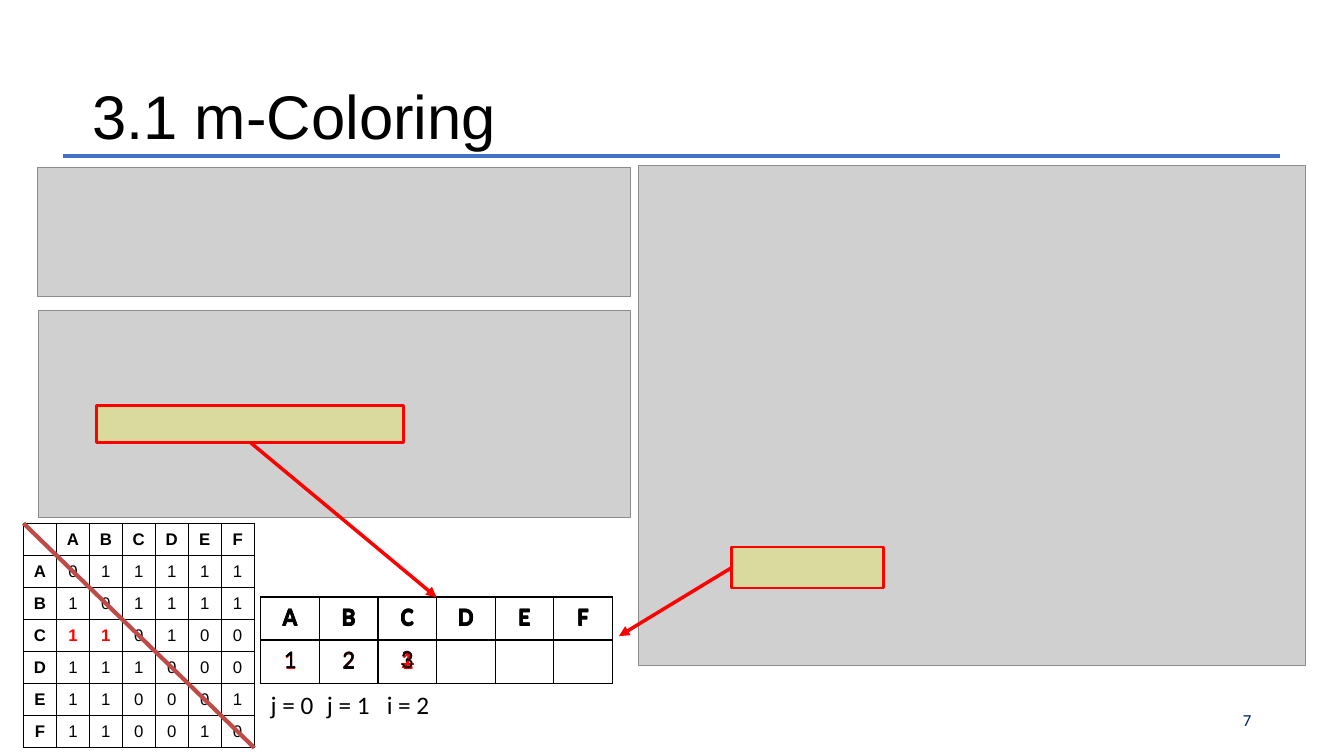
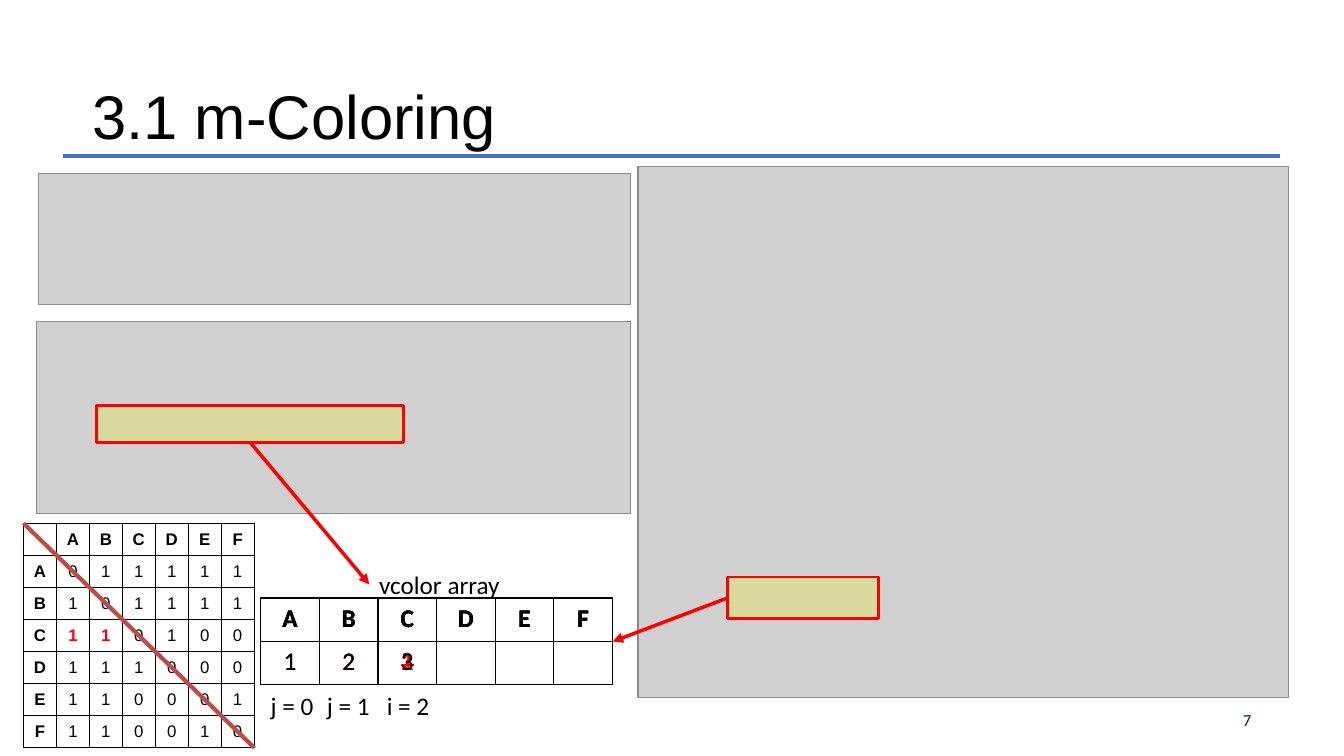
Before and after one commit to Much3m/Exam_Scheduler, a slide deck: slide 7 of MidtermPj_2018440017_김민석(발표용).pptx. Drawn at 1344x756 pixels with LibreOffice and Linux fonts; fonts in the diff are those of the drawing; grey boxes stand for pictures; background and template pictures are left out. Boxes give left, top, right and bottom in pixels: in the first picture for what was removed or moved away, otherwise in the second. Text is boxed around its words. In the diff, an @@ line names an element or a change of style, - is before the commit and + after.

```diff
--- a/MidtermPj_2018440017_김민석(발표용).pptx
+++ b/MidtermPj_2018440017_김민석(발표용).pptx
@@ picture: place and size @@
-picture at [37,168,631,296]
+picture at [38,173,630,304]
@@ picture: place and size @@
-picture at [639,165,1306,665]
+picture at [638,166,1290,699]
@@ picture: place and size @@
-picture at [38,311,630,518]
+picture at [37,322,631,514]
@@ arrow moved from (250, 443) - (437, 598) to (250, 443) - (369, 585) @@
@@ text added at [379,576,500,600], 18 pt, text #000000 @@
+vcolor array
@@ arrow moved from (732, 568) - (619, 636) to (728, 598) - (613, 641) @@
@@ rectangle: place and size @@
-rectangle at [732,547,884,589]
+rectangle at [728,577,878,619]
```
Also in this commit, not shown: 1 other slide changed, 2 other files.
